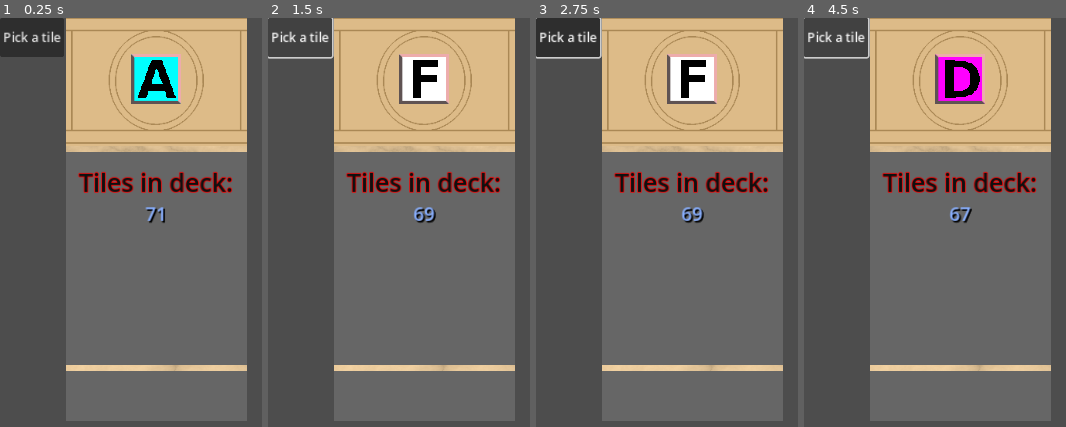
Above: before the commit, frames 1-4 (left to right).
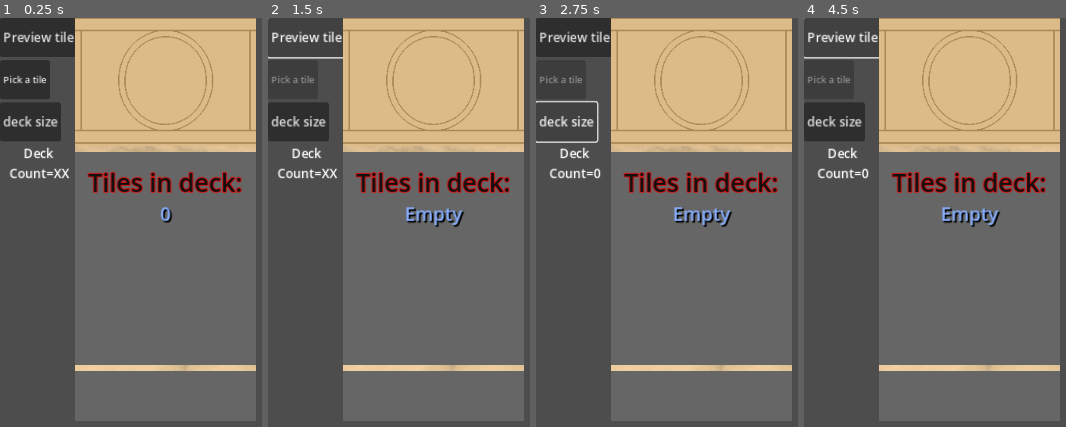
Above: after the commit, the same moments.

Repository: Infini-Creation/Ishid-O-Matic_Reborn
Game: Godot game, scene res://Scenes/tests/deck_display_test.tscn
Same seed, same stepped clock (60 frames per second), same inputs: the game is played once before the commit and once after it. This scene is started directly instead of the project's main scene.
Inputs (mouse positions are in pixels of both pictures, inside the frame that each line leads up to):
- Up to frame 1 (0.25 s): no input
- Up to frame 2 (1.5 s): click "Pick a tile" at 0.5 s; click "Pick a tile" (after the commit: "Preview tile") at 1.25 s
- Up to frame 3 (2.75 s): click (567, 120) at 2 s, where only the run after the commit has a clickable "deck size"
- Up to frame 4 (4.5 s): click "Pick a tile" (after the commit: "Preview tile") at 2.75 s; click (835, 120) at 3.5 s, where only the run after the commit has a clickable "deck size"; click "Pick a tile" (after the commit: "Preview tile") at 4.25 s

The runs differ from the first frame. In frame 1, 17% of the frame differs, in the area x 0-98%, y 0-99%; in frame 2, 16%; in frame 3, 15%; in frame 4, 16%.
Error before the commit: Cannot call method 'add_child' on a null value. (res://Scripts/DeckDisplay-Test.gd:32)
Error after the commit: Invalid access to property or key '<PackedScene#-9223372011152079604>' on a base object of type 'Array'. (res://Scripts/deck_display.gd:35)

Commit message:
DeckDisplay reworked
Completely almost new deckdisplay core, which provide useful functions to interact with the deck itself, less messier regarding which tile is displayed on the "next" tile display, and also include new tile structure usage.
Test scene updated accordingly and improved with new features.

Diff:
--- a/project/Scenes/deck_display.tscn
+++ b/project/Scenes/deck_display.tscn
@@ -103,6 +103,5 @@
 
 [connection signal="deck_empty" from="." to="MarginContainer/VBoxContainer/AvailDeckTiles_Background/AvailDeckTiles" method="_on_deck_display_deck_empty"]
 [connection signal="some_tiles_removed" from="." to="MarginContainer/VBoxContainer/AvailDeckTiles_Background/AvailDeckTiles" method="_on_deck_display_some_tiles_removed"]
-[connection signal="tile_picked" from="." to="MarginContainer/VBoxContainer/NextTileDisplay_Background/NextTileDisplay" method="_on_deck_display_tile_picked"]
 [connection signal="tile_picked" from="." to="MarginContainer/VBoxContainer/NextTileDisplay_Background/NextTileDisplay2" method="_on_deck_display_tile_picked"]
 [connection signal="tile_picked" from="." to="MarginContainer/VBoxContainer/AvailDeckTiles_Background/AvailDeckTiles" method="_on_deck_display_tile_picked"]
--- a/project/Scenes/tests/deck_display_test.tscn
+++ b/project/Scenes/tests/deck_display_test.tscn
@@ -22,6 +22,7 @@
 
 [node name="VBoxContainer" type="VBoxContainer" parent="MarginContainer/HBoxContainer"]
 layout_mode = 2
+size_flags_horizontal = 4
 
 [node name="Button" type="Button" parent="MarginContainer/HBoxContainer/VBoxContainer"]
 custom_minimum_size = Vector2(50, 50)
@@ -29,13 +30,59 @@
 size_flags_horizontal = 0
 size_flags_vertical = 0
 action_mode = 0
+text = "Preview tile"
+
+[node name="Button2" type="Button" parent="MarginContainer/HBoxContainer/VBoxContainer"]
+custom_minimum_size = Vector2(50, 50)
+layout_mode = 2
+size_flags_horizontal = 0
+size_flags_vertical = 0
+theme_override_font_sizes/font_size = 12
+action_mode = 0
 text = "Pick a tile"
 
+[node name="Button3" type="Button" parent="MarginContainer/HBoxContainer/VBoxContainer"]
+visible = false
+custom_minimum_size = Vector2(50, 50)
+layout_mode = 2
+size_flags_horizontal = 0
+size_flags_vertical = 0
+action_mode = 0
+text = "update"
+
+[node name="Button4" type="Button" parent="MarginContainer/HBoxContainer/VBoxContainer"]
+custom_minimum_size = Vector2(50, 50)
+layout_mode = 2
+size_flags_horizontal = 0
+size_flags_vertical = 0
+action_mode = 0
+text = "deck size"
+
+[node name="Label" type="Label" parent="MarginContainer/HBoxContainer/VBoxContainer"]
+custom_minimum_size = Vector2(100, 0)
+layout_mode = 2
+text = "Deck Count=XX"
+horizontal_alignment = 1
+autowrap_mode = 2
+max_lines_visible = 2
+
 [node name="TilePicked" type="TextureRect" parent="MarginContainer/HBoxContainer/VBoxContainer"]
+custom_minimum_size = Vector2(64, 64)
+layout_mode = 2
+size_flags_horizontal = 4
+expand_mode = 3
+stretch_mode = 5
+
+[node name="TilePicked2" type="Control" parent="MarginContainer/HBoxContainer/VBoxContainer"]
+custom_minimum_size = Vector2(64, 64)
 layout_mode = 2
 
 [node name="DeckDisplay" parent="MarginContainer/HBoxContainer" instance=ExtResource("2_sj6f7")]
-position = Vector2(68, -16)
+position = Vector2(80, -16)
 
 [connection signal="pressed" from="MarginContainer/HBoxContainer/VBoxContainer/Button" to="." method="_on_button_pressed"]
+[connection signal="pressed" from="MarginContainer/HBoxContainer/VBoxContainer/Button2" to="." method="_on_button_2_pressed"]
+[connection signal="pressed" from="MarginContainer/HBoxContainer/VBoxContainer/Button3" to="." method="_on_button_3_pressed"]
+[connection signal="pressed" from="MarginContainer/HBoxContainer/VBoxContainer/Button4" to="." method="_on_button_4_pressed"]
+[connection signal="deck_empty" from="MarginContainer/HBoxContainer/DeckDisplay" to="." method="_on_deck_display_deck_empty"]
 [connection signal="deck_initialized" from="MarginContainer/HBoxContainer/DeckDisplay" to="." method="_on_deck_display_deck_initialized"]
--- a/project/Scripts/DeckDisplay-Test.gd
+++ b/project/Scripts/DeckDisplay-Test.gd
@@ -8,13 +8,18 @@
 	Global.debug_enabled = true
 	print("g.dbe="+str(Global.debug_enabled))
 
+
 func _ready():
 	Global.debug("DDT: _ready call")
 	DeckDisplay.deck_is_ready()
 
+
 func _on_button_pressed():
 	Global.debug("button pressed")
-	var tile = DeckDisplay.pick_next_tile()
+	var tile = DeckDisplay.preview_next_tile()
+
+
+		##DeckDisplay.pick_next_tile()
 	#tile.get_node("tile symbol").modulate = Global.avail_tile_colors[tile.color]
 	Global.debug("test obp: tile picked="+str(tile))
 
@@ -29,7 +34,7 @@
 			#almost ok but doesn't display next tile !!
 
 		#$MarginContainer/HBoxContainer/VBoxContainer/TilePicked.texture = tile.get_node("tile symbol").texture
-		$MarginContainer/HBoxContainer/VBoxContainer/TilePicked2.add_child(tile)
+		$MarginContainer/HBoxContainer/VBoxContainer/TilePicked.add_child(tile)
 
 
 func _on_deck_display_deck_initialized(deck : Array):
@@ -38,24 +43,29 @@
 
 
 func _on_button_2_pressed():
-	#use DeckDisplay.preview_next_tile
-	var new_tile = DeckDisplay.preview_next_tile()
-	Global.debug("PrevNT:parent="+str(new_tile.get_parent())+" owner="+str(new_tile.owner))
-	#=> doesn't work very well, NTD not updated
+	var new_tile = DeckDisplay.pick_next_tile()
+	Global.debug("PNT:parent="+str(new_tile.get_parent())+" owner="+str(new_tile.owner))
 
+	if new_tile != null:
+		Global.debug("test obp:parent="+str(new_tile.get_parent())+" owner="+str(new_tile.owner))
 
-#	var tile = DeckDisplay.pick_next_tile(false)
-#	if tile != null:
-#		Global.debug("test obp:parent="+str(tile.get_parent())+" owner="+str(tile.owner))
-#
-#		if tile.get_parent() != null:
-#			Global.debug("test obp: duplicate tile")
-#			new_tile = tile.duplicate()
-#			#tile.get_parent().remove_child(tile)
-#			#tile should be duplicated !!
-#			Global.debug("test obp:parent="+str(new_tile.get_parent())+" owner="+str(new_tile.owner))
+		if new_tile.get_parent() != null:
+			#Global.debug("test obp: duplicate tile")
+			#new_tile = tile.duplicate()
+			new_tile.get_parent().remove_child(new_tile)
+			#tile should be duplicated !!
+			Global.debug("test obp:parent="+str(new_tile.get_parent())+" owner="+str(new_tile.owner))
 
 	$MarginContainer/HBoxContainer/VBoxContainer/TilePicked2.add_child(new_tile)
 
 func _on_button_3_pressed():
-	DeckDisplay.update()
+	pass
+	##DeckDisplay.update()
+
+
+func _on_button_4_pressed():
+	$MarginContainer/HBoxContainer/VBoxContainer/Label.text = "Deck Count="+str(DeckDisplay.get_deck_count())
+
+
+func _on_deck_display_deck_empty():
+	$MarginContainer/HBoxContainer/VBoxContainer/Button2.disabled = true
--- a/project/Scripts/DeckDisplay_NextTileDisplayC.gd
+++ b/project/Scripts/DeckDisplay_NextTileDisplayC.gd
@@ -1,15 +1,9 @@
 extends Control
 
-var prevTile : Node2D
+#script is now useless
+func _on_deck_display_tile_picked(_tile : Node2D):
+	pass
+	#print("oddtp: get tile="+str(tile)+"  owner="+str(tile.owner)+" parent="+str(tile.get_parent()))
 
-func _on_deck_display_tile_picked(tile : Node2D):
-	print("oddtp: get tile="+str(tile)+"  owner="+str(tile.owner)+" parent="+str(tile.get_parent()))
-	if prevTile != null:
-		print("pvTile="+str(prevTile)+" own="+str(prevTile.owner)+" parent="+str(tile.get_parent()))
-		remove_child(prevTile)
-
-	if prevTile != null and prevTile == tile:
-		print("1st step case")
-	else:
-		add_child(tile)
-	prevTile = tile
+	#var tile = DeckDisplay.preview_next_tile()
+	#add_child(tile)
--- a/project/Scripts/deck_display.gd
+++ b/project/Scripts/deck_display.gd
@@ -7,27 +7,21 @@
 
 signal tile_picked
 signal some_tiles_removed
+#signal update_preview
 
 var deck : Array = []
 var next_tile : Node2D = null
 
+# not needed
+var base_tile_scene = preload("res://Scenes/tile2.tscn")
+@onready var previewNextTileDisplay = $MarginContainer/VBoxContainer/NextTileDisplay_Background/NextTileDisplay2
 
 func _ready():
 	Global.debug("DeckDisplay: _ready called")
 	init_deck()
 
-	# deck MUST contains at least one tile there, so check not needed + done inside function
-	#$MarginContainer/VBoxContainer/NextTileDisplay.preview_tile(deck[0], Global.avail_tile_colors[deck[0].color])
-
-	#signal => duplicate tile eventually
-	#tile should be picked from deck with pop here (?) NO => it would mean handle rem tiles with deck+1...
-	##below: tile_picked.emit(deck[0])
 	#abs path not very great, signal ?
 	$MarginContainer/VBoxContainer/AvailDeckTiles_Background/AvailDeckTiles.deck_initialized(deck.size())
-
-
-func deck_is_ready():
-	tile_picked.emit(deck[0])
 
 
 func init_deck():
@@ -38,7 +32,7 @@
 		# hardcoded value to update (tile_repetition/dupe_in_deck)
 		for i in range(1,3):
 			for color in Global.avail_tile_colors:
-				tile = shape.instantiate()
+				tile = Global.avail_tile_shapes[shape].instantiate()
 				tile.get_node("tile symbol").modulate = Global.avail_tile_colors[color]
 				tile.color = color
 				deck.append(tile)
@@ -46,7 +40,49 @@
 	#debug("Decktmp("+str(deck.size())+")=["+str(deck)+"]")
 	deck.shuffle()
 	Global.debug("ID DecktmpS("+str(deck.size())+")=["+str(deck)+"]")
+	#update_preview.emit(preview_next_tile())
+	previewNextTileDisplay.add_child(preview_next_tile())
 	##no deck_initialized.emit(deck)
+
+
+#useless, to remove
+func deck_is_ready():
+	pass
+	#tile_picked.emit(deck[0])
+
+
+#to be used with NTD
+func preview_next_tile() -> Node2D:
+	var tile : Node2D
+
+	if deck.size() > 0:
+		tile = Global.avail_tile_shapes[deck[0].shape].instantiate()
+		tile.color = deck[0].color
+		tile.get_node("tile symbol").modulate = Global.avail_tile_colors[deck[0].color]
+
+	return tile
+
+
+func pick_next_tile() -> Node2D:
+	previewNextTileDisplay.add_child(preview_next_tile())
+
+	var tile = deck.pop_front()
+	Global.debug("PiNT: (ds="+str(deck.size())+")  Tile=["+str(tile)+"]")
+
+	if (deck.size() > 0):
+		Global.debug("TP sig emitted")
+		tile_picked.emit(tile) #should be deck[0] ??
+		#tile_picked.emit(deck[0])
+	else:
+		deck_empty.emit()
+
+	#update_preview.emit(preview_next_tile())
+	#old previewNextTileDisplay.add_child(preview_next_tile())
+	return tile
+
+
+func get_deck_count() -> int:
+	return deck.size()
 
 
 func get_unique_tiles_set() -> Array:
@@ -97,7 +133,7 @@
 	return unique_tiles_set
 
 
-func pick_next_tile(imemdiate_update_display : bool = true) -> Node2D:
+func _pick_next_tile(immediate_update_display : bool = true) -> Node2D:
 	var tile : Node2D = null
 
 	Global.debug("PNT called")
@@ -107,7 +143,7 @@
 
 		# ISSUE here? deck_empty not connected to main game !!
 		# Preview next tile in deck
-		if imemdiate_update_display == true:
+		if immediate_update_display == true:
 			if (deck.size() > 0):
 				##future tile => tile_picked.emit(deck[0])
 				Global.debug("TP sig emitted")
@@ -122,7 +158,7 @@
 	return tile
 
 
-func update() -> void:
+func _update() -> void:
 	if (deck.size() > 0):
 		Global.debug("TP sig emitted")
 		tile_picked.emit(deck[0])
@@ -130,7 +166,7 @@
 		deck_empty.emit()
 
 
-func preview_next_tile() -> Node2D:
+func _preview_next_tile() -> Node2D:
 	return deck[0].duplicate()
 
 #tmp, not here!
